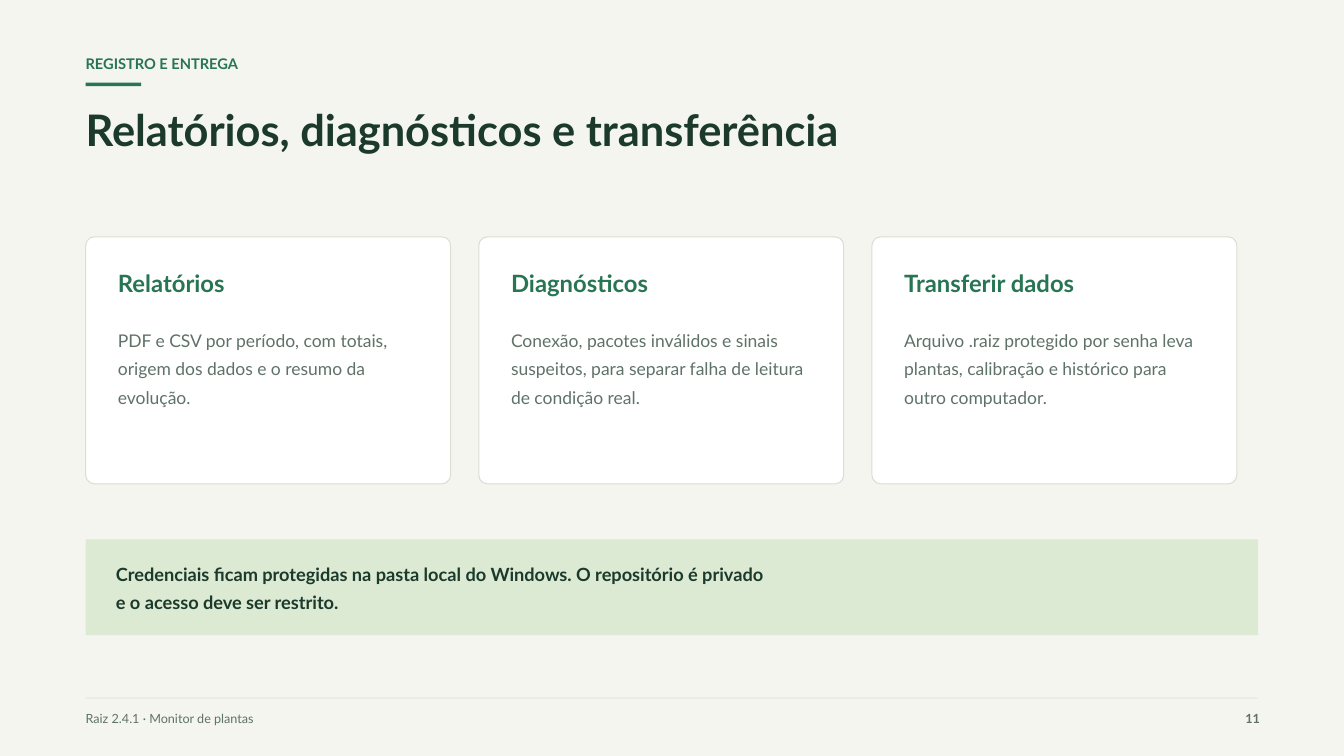
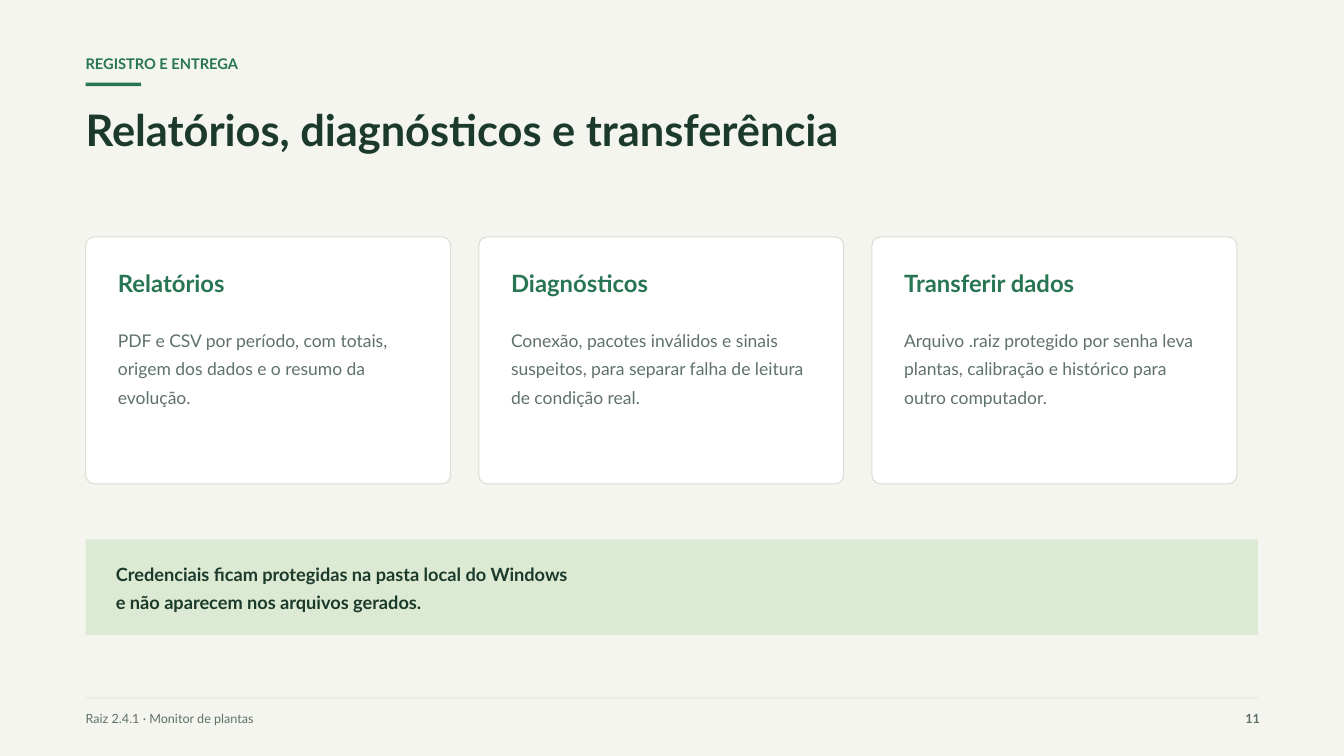
Before and after one commit to MuriloBalancieri/raiz-plantas, a slide deck: slide 11 of Apresentacao/Raiz-Apresentacao.pptx. Drawn at 1344x756 pixels with LibreOffice and Linux fonts; fonts in the diff are those of the drawing. Boxes give left, top, right and bottom in pixels: in the first picture for what was removed or moved away, otherwise in the second. Text is boxed around its words. In the diff, an @@ line names an element or a change of style, - is before the commit and + after.

```diff
--- a/Apresentacao/Raiz-Apresentacao.pptx
+++ b/Apresentacao/Raiz-Apresentacao.pptx
@@ text at [116, 567, 568, 613]: text changed @@
-Credenciais ficam protegidas na pasta local do Windows. O repositório é privado
-e o acesso deve ser restrito.
+Credenciais ficam protegidas na pasta local do Windows
+e não aparecem nos arquivos gerados.
```
Also in this commit, not shown: 2 other slides changed, 10 other files.
